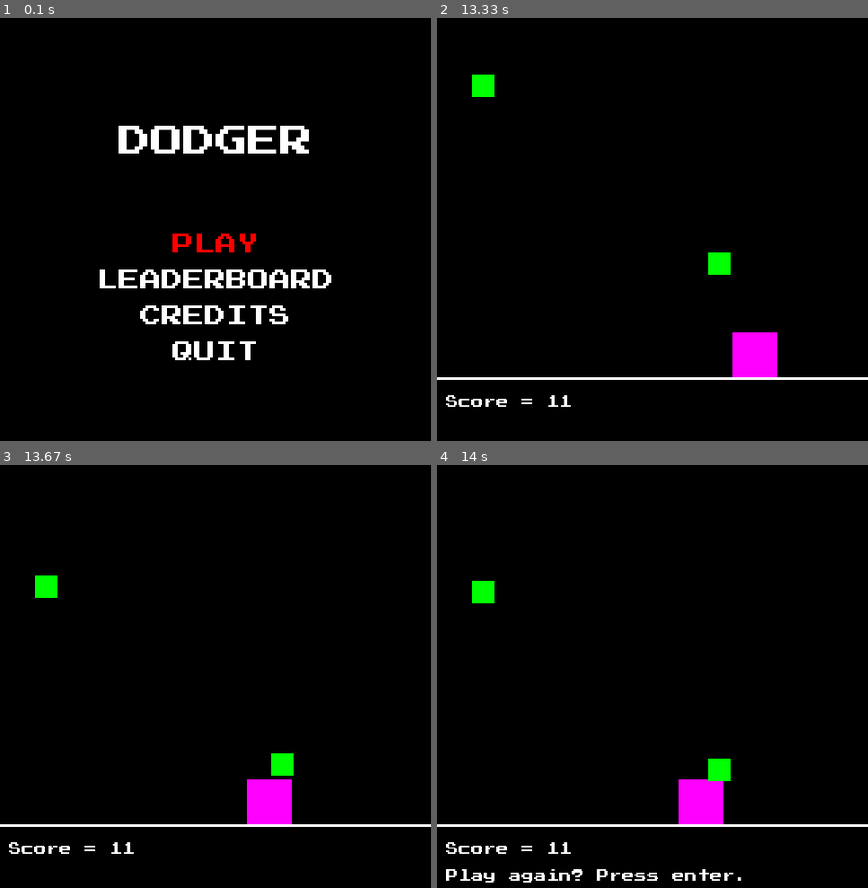
Above: before the commit, frames 1-4 (two rows, left to right).
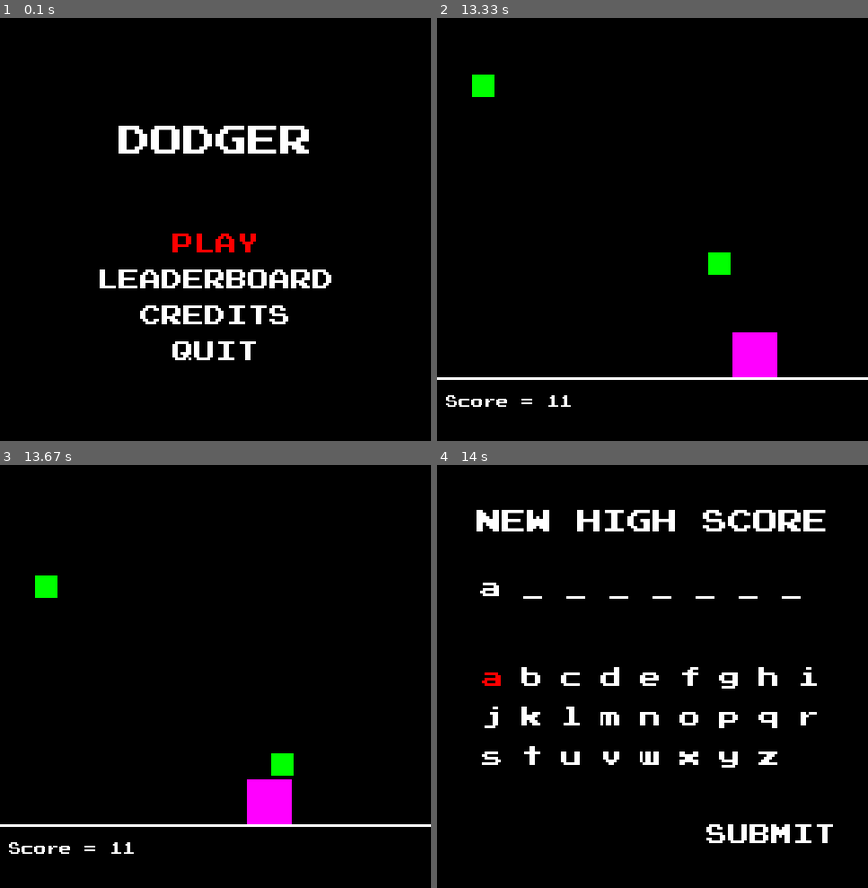
Above: after the commit, the same moments.

Repository: mr-bergreen/pygame-dodger
Game: pygame game, started from dodger.py
Two runs of this game, one before a commit and one after it. Both use one fixed random seed, a clock stepped at 60 frames per second and the inputs below.
Inputs:
- Up to frame 1 (0.1 s): no input
- Up to frame 2 (13.33 s): tap Enter at 0.33 s; hold Left 0.67-1.13 s; hold Right 1.17-1.8 s; hold Left 1.83-2.3 s; hold Right 2.33-2.8 s; hold Right 2.83-3.3 s; hold Left 3.33-3.87 s; hold Left 3.9-4.3 s; hold Right 4.33-4.97 s; hold Left 5-5.47 s; hold Right 5.5-5.97 s; hold Right 6-6.47 s; hold Left 6.5-7.03 s; hold Left 7.07-7.47 s; hold Right 7.5-8.13 s; hold Left 8.17-8.63 s; hold Right 8.67-9.13 s; hold Right 9.17-9.63 s; hold Left 9.67-10.2 s; hold Left 10.23-10.63 s; hold Right 10.67-11.3 s; hold Left 11.33-11.8 s; hold Right 11.83-12.3 s; hold Right 12.33-12.8 s; hold Left from 12.83 s (still down)
- Up to frame 3 (13.67 s): release Left at 13.37 s; hold Left from 13.4 s (still down)
- Up to frame 4 (14 s): release Left at 13.8 s

Frames 1-3 are identical in both runs. In frame 4, 8.1% of the frame differs, in the area x 0-100%, y 10-99%.

Commit message:
Added name input

Diff:
--- a/dodger.py
+++ b/dodger.py
@@ -28,21 +28,140 @@
 BLUE = (0, 0, 255)
 
 #------------ FUNCTIONS ------------#
+def name_input():
+  global player_name
+  title_font = pygame.font.Font('PressStart2P.ttf', 28)
+  font = pygame.font.Font('PressStart2P.ttf', 24)
+  selection = 0
+  in_menu = True
+
+  title_render = title_font.render('NEW HIGH SCORE', True, WHITE)
+  screen.blit(title_render, (WIDTH/2 - title_render.get_width()/2, 120))
+
+  letters = ('abcdefghijklmnopqrstuvwxyz')
+  name = ""
+  name_index = 0
+
+  while in_menu:
+
+      # Event Loop
+      for event in pygame.event.get():
+        if event.type == QUIT:
+          pygame.quit()
+          sys.exit()
+
+        if event.type == pygame.KEYDOWN:
+          if event.key == pygame.K_RETURN:
+              print('enter pressed')
+              if selection == 27:
+                player_name = name
+                in_menu = False
+                return
+              else:
+                if len(name) < 8:
+                  name += letters[selection]
+
+          if event.key == pygame.K_DOWN:
+            print('down pressed')
+            if selection < 17:
+              selection += 9
+            else:
+              selection = 27
+
+          if event.key == pygame.K_UP:
+            print('up pressed')
+            if selection > 8:
+              selection -= 9
+            elif selection == 27:
+              selection = 26
+
+          if event.key == pygame.K_RIGHT:
+            print('right pressed')
+            if selection < 25 and selection not in [8, 17, 27]:
+              selection += 1
+
+          if event.key == pygame.K_LEFT:
+            print('left pressed')
+            if selection > 0 and selection not in [9, 18, 27]:
+              selection -= 1
+
+      # Update
+      line_text = ""
+
+      for i in range(len(name)):
+        line_text += name[i]
+        if i != 7:
+          line_text += " "
+
+      if len(line_text) < 15:
+        if selection < 26:
+          line_text += letters[selection] + " "
+
+      while len(line_text) < 16:
+        if len(line_text) != 15:
+          line_text += "_"
+        if len(line_text) != 16:
+          line_text += " "
+
+      lines_render = font.render(line_text, True, WHITE)
+
+      letter_renders = []
+      for i in range(len(letters)):
+        if i == selection:
+          render = font.render(letters[i], True, RED)
+        else:
+          render = font.render(letters[i], True, WHITE)
+        letter_renders.append(render)
+
+      submit_render = font.render('SUBMIT', True, WHITE)
+      if selection == 27:
+        submit_render = font.render('SUBMIT', True, RED)
+
+      # Draw
+      screen.fill(BLACK)
+
+      screen.blit(title_render, (WIDTH/2 - title_render.get_width()/2, 50))
+      screen.blit(lines_render, (WIDTH/2 - lines_render.get_width()/2, 125))
+
+      count = 0
+      x_offset = 50
+      y_offset = 225
+      for render in letter_renders:
+        screen.blit(render, (x_offset, y_offset))
+        count += 1
+        x_offset += render.get_width() + 20
+        if count % 9 == 0:
+          x_offset = 50
+          y_offset += render.get_height() + 20
+          count = 0
+
+      screen.blit(submit_render, (300, 400))
+
+      # Load
+      pygame.display.flip()
+      clock.tick(60)
+
 def game_over():
   global game_state, player_score, player_name, leaderboard_names, leaderboard_scores
   game_state = 'dead'
+  new_record = False
 
   # update scores
   index = 0
   for score in leaderboard_scores:
     if player_score > score:
+      name_input()
       leaderboard_scores.insert(index, player_score)
       leaderboard_names.insert(index, player_name)
       leaderboard_scores.pop()
       leaderboard_names.pop()
+      new_record = True
       break
     index += 1
+
   save_leaderboard()
+  if new_record:
+    leaderboard()
 
 def load_leaderboard():
   global leaderboard_names, leaderboard_scores
@@ -85,7 +204,7 @@
     screen.blit(render2, (10, 450))
 
 def main_menu():
-  global game_state, enemy_list, score, speed
+  global game_state, enemy_list, player_score
   title_font = pygame.font.Font('PressStart2P.ttf', 36)
   font = pygame.font.Font('PressStart2P.ttf', 24)
   selection = 1
@@ -106,8 +225,7 @@
                 print('play')
                 game_state = 'playing'
                 enemy_list = []
-                score = 0
-                speed = 0
+                player_score = 0
                 in_menu = False
                 return
 
@@ -393,7 +511,7 @@
 #------------ OBJECTS ------------#
 player = Player()
 player_score = 0
-player_name = 'placeholder'
+player_name = ''
 
 enemy = Enemy()
 enemy_list = []
@@ -410,9 +528,10 @@
 print(f"leaderboard_names: {leaderboard_names}")
 print(f"leaderboard_scores: {leaderboard_scores}")
 
+#------------ Game Loop ------------#
+
 main_menu()
 
-#------------ Game Loop ------------#
 while True:
 
   # Event Loop
--- a/leaderboard.txt
+++ b/leaderboard.txt
@@ -1,5 +1,5 @@
-placeholder 6
-test 5
-test 4
+placeholder 5
 placeholder 4
-test 3
+placeholder 3
+placeholder 2
+placeholder 1
